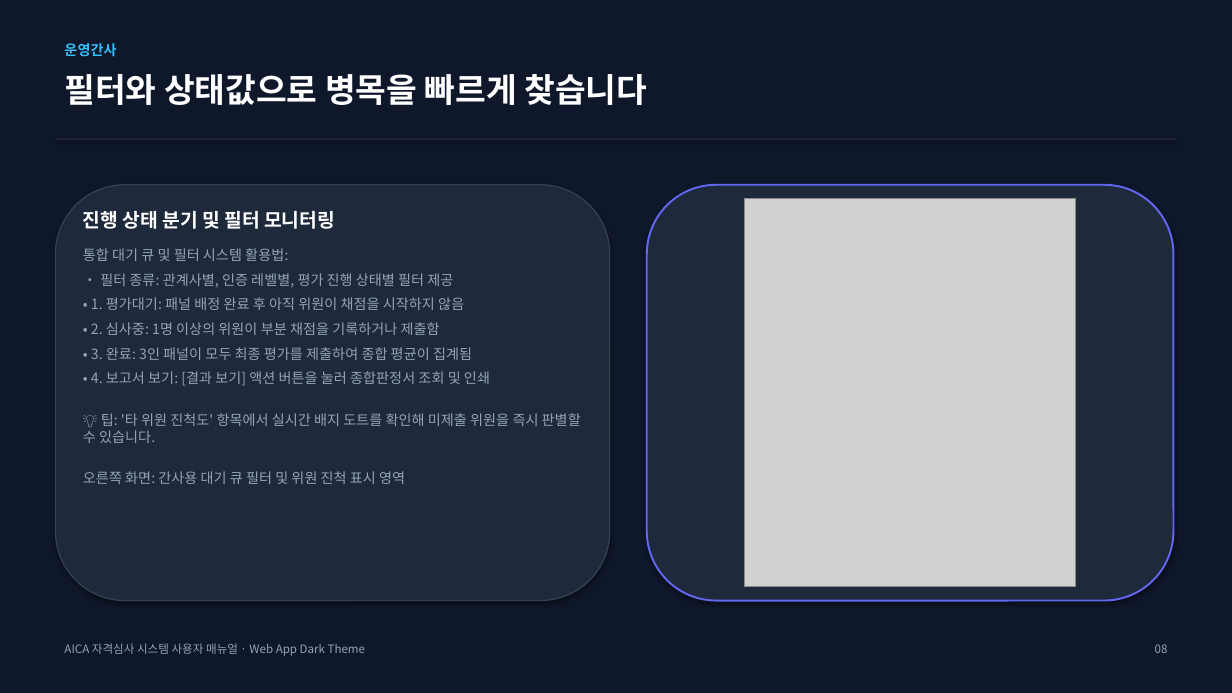
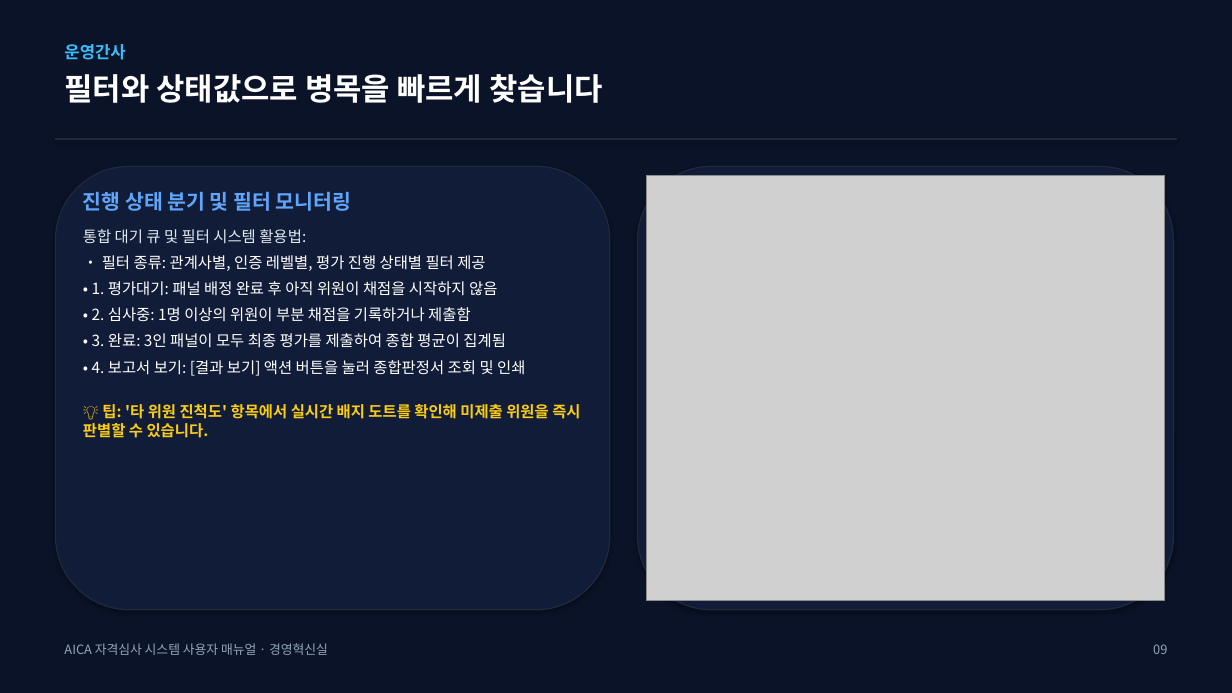
Before and after one commit to teckyun73/AICA_COMPETENCY, a slide deck: slide 9 of AICA_System_User_Manual.pptx. Drawn at 1232x693 pixels with LibreOffice and Linux fonts; fonts in the diff are those of the drawing; grey boxes stand for pictures. Boxes give left, top, right and bottom in pixels: in the first picture for what was removed or moved away, otherwise in the second. Text is boxed around its words. In the diff, an @@ line names an element or a change of style, - is before the commit and + after.

Commit message:
style: redesign user manual PPTX and PDF to match exact 20-page dark slate design theme of attached document

```diff
--- a/AICA_System_User_Manual.pptx
+++ b/AICA_System_User_Manual.pptx
@@ background #0F172A to #0B1329 @@
@@ text "운영간사" at [64,44,125,60]: size 11 to 13 pt @@
@@ text "필터와 상태값으로 병목을 빠르게 찾습니다" at [64,74,602,103]: size 26 to 24 pt @@
@@ rounded rectangle: place and size @@
-rounded rectangle at [55,185,610,601]
+rounded rectangle at [55,166,610,610]
@@ rounded rectangle at [55,166,610,610]: fill #1E293B to #111C38; outline #334155 1 pt to #1E293B 1 pt @@
@@ rounded rectangle: place and size @@
-rounded rectangle at [647,185,1174,601]
+rounded rectangle at [638,166,1174,610]
@@ rounded rectangle at [638,166,1174,610]: fill #1E293B to #111C38; outline #6366F1 1.5 pt to #1E293B 1 pt @@
@@ picture: place and size @@
-picture at [745,199,1076,587]
+picture at [647,176,1165,601]
@@ text "진행 상태 분기 및 필터 ...": place and size @@
-text "진행 상태 분기 및 필터 ..." at [83,211,581,484]
+text "진행 상태 분기 및 필터 ..." at [83,191,580,438]
@@ text "진행 상태 분기 및 필터 ..." at [83,191,580,438]: size 15 to 16 pt, text colour #FFFFFF to #60A5FA in "진행 상태 분기 및 필터 모니터링"; size 11 to 12 pt; text colour #94A3B8 to #E2E8F0 in "통합 대기 큐 및 필터 시스템 활용법:"; text colour #94A3B8 to #FFFFFF in "• 필터 종류: 관계사별, 인증 레벨별, 평가 ...", "• 1. 평가대기: 패널 배정 완료 후 ...", "• 2. 심사중: 1명 이상의 위원이 부분 ...", "• 3. 완료: 3인 패널이 모두 최종 ..." and 1 more places; text colour #94A3B8 to #FACC15, bold on in "💡 팁: '타 위원 진척도' 항목에서 실시간 ..."; less space between paragraphs @@
@@ text at [83,471,405,484]: paragraph removed @@
-오른쪽 화면: 간사용 대기 큐 필터 및 위원 진척 표시 영역
@@ text at [64,643,328,655]: text changed; size 9 to 10 pt @@
-AICA 자격심사 시스템 사용자 매뉴얼 · Web App Dark Theme
+AICA 자격심사 시스템 사용자 매뉴얼 · 경영혁신실
@@ text at [1153,644,1167,654]: text changed; size 9 to 10 pt @@
-08
+09
```
Also in this commit, not shown: 15 other slides changed, 4 slides added, 1 slide removed, 23 other files.
